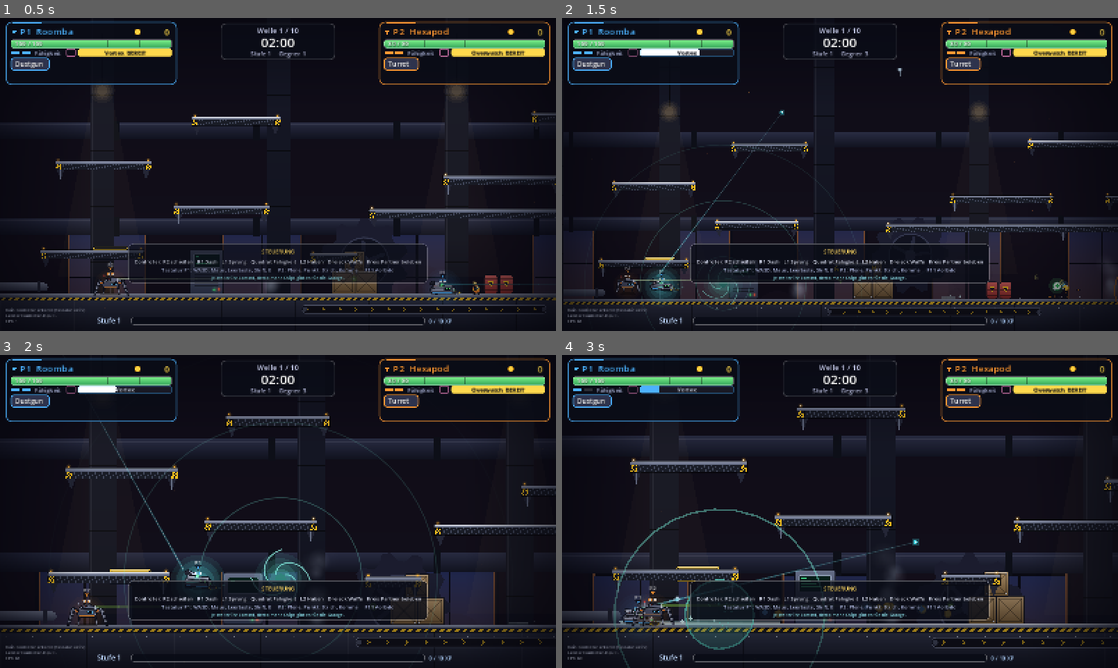
Above: before the commit, frames 1-4 (two rows, left to right).
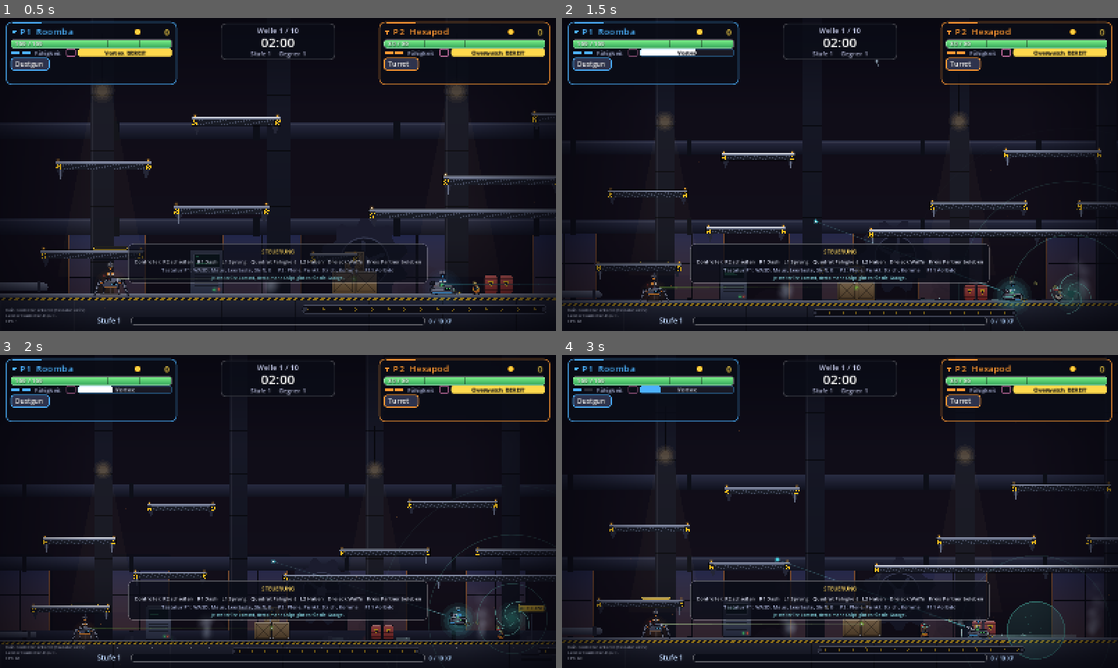
Above: after the commit, the same moments.

Repository: BearsinK/Ares
Game: Godot game, scene res://tests/newenemy_test.tscn
Two runs of this game, one before a commit and one after it. Both use one fixed random seed, a clock stepped at 60 frames per second and the inputs below. This scene is started directly instead of the project's main scene.
Inputs (mouse positions are in pixels of both pictures, inside the frame that each line leads up to):
- Up to frame 1 (0.5 s): no input
- Up to frame 2 (1.5 s): tap Enter (p1_confirm) at 0.5, 1.35 s; move the mouse to (962, 158) at 0.52 s; hold D (p1_right) from 0.53 s (still down); tap E (p1_ability) at 0.6 s; click (962, 158) at 0.67 s; tap Space (p1_jump) at 0.77, 1.07 s; move the mouse to (728, 190) at 1.27 s
- Up to frame 3 (2 s): keep holding D (p1_right); tap Space (p1_jump) at 1.52, 1.82 s
- Up to frame 4 (3 s): move the mouse to (895, 442) at 2.02 s; release D (p1_right) at 2.03 s; hold A (p1_left) 2.03-2.78 s; tap Shift (p1_dash) at 2.1 s; move the mouse to (812, 574) at 2.77 s; hold D (p1_right) from 2.78 s (still down); tap F (p1_fire) at 2.85 s; click (812, 574) at 2.92 s

Frame 1 is identical in both runs. In frame 2, 14% of the frame differs, in the area x 0-100%, y 9-96%; in frame 3, 17%; in frame 4, 19%, in the area x 0-100%, y 10-100%.

Commit message:
Karten mit Charakter, Karten-Banner, Item-Symbol beim Kistenoeffnen, Items im Ergebnis
- Stages.INFO: jede Karte bevorzugt eigene Gegnertypen (Kavernen Flieger, Zickzack Schuetzen und Medics, Rostbecken Bodengegner), Banner unten mit Name und Eigenart
- Fx.perk_icon: das Symbol des Items steigt beim Oeffnen einer Kiste auf, Text hoeher
- Ergebnisbildschirm zeigt die gesammelten Items beider Spieler
- Test fuer Gegner-Gewichte je Karte

Co-Authored-By: Claude Sonnet 5.5 <noreply@anthropic.com>
Claude-Session: https://claude.ai/code/session_01LWfhWxkDekTWkUA5NKCt1X

Diff:
--- a/scripts/data/stages.gd
+++ b/scripts/data/stages.gd
@@ -18,6 +18,12 @@
 const SIZE := Vector2(6400.0, 2200.0)
 const IDS: Array[String] = ["basin", "caverns", "zigzag"]
 const NAMES := {"basin": "Rostbecken", "caverns": "Kavernen", "zigzag": "Zickzack", "classic": "Halle"}
+## Charakter jeder Karte: Kurztext fuers Banner und Gewichte, mit denen der Director Gegnertypen bevorzugt.
+const INFO := {
+	"basin": {"text": "Weite Hallen, viele Bodengegner", "bias": {"walker": 1.4, "charger": 1.6, "brute": 1.2, "bomber": 1.2}},
+	"caverns": {"text": "Enge Gänge, viele Flieger und Sprengis", "bias": {"flyer": 1.9, "bomber": 1.5, "shooter": 0.8}},
+	"zigzag": {"text": "Lange Rampen, Schützen und Mörser", "bias": {"shooter": 1.7, "mortar": 1.7, "medic": 1.4, "walker": 0.8}},
+}
 const ROPE_WIDTH := 20.0
 ## Wie oft ein Stage-Wechsel stattfindet: alle drei Wellen eine neue Karte.
 const WAVES_PER_STAGE := 3
@@ -54,7 +60,7 @@
 
 
 static func _empty(id: String) -> Dictionary:
-	return {"id": id, "name": NAMES.get(id, id), "size": SIZE, "solids": [] as Array[Rect2], "ramps": [] as Array[PackedVector2Array],
+	return {"id": id, "name": NAMES.get(id, id), "text": INFO.get(id, {}).get("text", ""), "bias": INFO.get(id, {}).get("bias", {}), "size": SIZE, "solids": [] as Array[Rect2], "ramps": [] as Array[PackedVector2Array],
 		"platforms": [] as Array[Rect2], "ropes": [] as Array[Rect2], "starts": [] as Array[Vector2], "ground": [] as Array[Vector2],
 		"air": [] as Array[Rect2], "steam": [] as Array[Vector2], "island": [] as Array[int], "surface_hint": []}
 
--- a/scripts/game/director.gd
+++ b/scripts/game/director.gd
@@ -126,8 +126,8 @@
 		var info: Dictionary = EnemyTypes.DATA[kind]
 		if unlock_time() >= float(info.from_time) and (not modifier.has("kinds") or (modifier.kinds as Array).has(kind)):
 			options.append(kind)
-			# Billige Gegner sind haeufiger.
-			weights.append(1.0 / float(info.cost))
+			# Billige Gegner sind haeufiger, die Karte bevorzugt ihre eigenen Typen.
+			weights.append(1.0 / float(info.cost) * float((stage.get("bias", {}) as Dictionary).get(kind, 1.0)))
 	var total := 0.0
 	for weight in weights:
 		total += weight
--- a/scripts/game/fx.gd
+++ b/scripts/game/fx.gd
@@ -84,6 +84,13 @@
 	_items.append({"type": "tracer", "from": from, "to": to, "t": life, "max": life, "color": color, "width": width})
 
 
+## Symbol eines Items steigt auf und verblasst (Kiste geoeffnet).
+func perk_icon(pos: Vector2, perk_id: String, life := 2.2) -> void:
+	if _items.size() >= MAX_ITEMS:
+		return
+	_items.append({"type": "icon", "pos": pos, "id": perk_id, "t": life, "max": life, "color": Color.WHITE})
+
+
 func ring(pos: Vector2, radius: float, color: Color) -> void:
 	_items.append({"type": "ring", "pos": pos, "radius": radius, "t": 0.2, "max": 0.2, "color": color})
 
@@ -101,6 +108,9 @@
 			item.vel *= 0.9
 		elif item.type == "number":
 			item.pos.y -= 70.0 * delta
+		elif item.type == "icon":
+			# Steigt erst schnell, dann langsam.
+			item.pos.y -= (90.0 * item.t / item.max + 10.0) * delta
 		elif item.type == "gib":
 			item.vel.y += 1800.0 * delta
 			var before: Vector2 = item.pos
@@ -132,6 +142,9 @@
 			"spark":
 				color.a = fade
 				draw_line(item.pos, item.pos - item.vel * 0.04, color, 2.5)
+			"icon":
+				var grow := minf(1.0, (1.0 - fade) * 6.0)
+				PerkArt.draw(self, item.id, item.pos, 56.0 * (0.4 + 0.6 * grow) * minf(1.0, fade * 3.0))
 			"number":
 				color.a = fade
 				var font := ThemeDB.fallback_font
--- a/scripts/game/hud.gd
+++ b/scripts/game/hud.gd
@@ -66,6 +66,7 @@
 	_draw_perk_banner(view)
 	_draw_chest_markers(view)
 	_draw_guardian(view)
+	_draw_stage_banner(view)
 	_draw_xp_bar(view)
 	_draw_debug(view)
 
@@ -415,6 +416,18 @@
 		var tip := edge + dir * 30.0
 		var side := dir.orthogonal() * 9.0
 		_canvas.draw_colored_polygon(PackedVector2Array([tip + dir * 8.0, tip - dir * 4.0 + side, tip - dir * 4.0 - side]), Color(color, 0.95))
+
+
+## Neue Karte: Name und Charakter unten in der Mitte, solange der Wellen-Einstieg laeuft.
+func _draw_stage_banner(view: Vector2) -> void:
+	if main.stage_banner_time <= 0.0 or main.stage_layout.is_empty() or main.shop_menu.is_open or main.levelup_menu.is_open:
+		return
+	var t: float = main.stage_banner_time
+	var alpha := clampf(minf(t / 0.6, (3.2 - t) / 0.4), 0.0, 1.0)
+	var y := view.y * 0.74
+	_canvas.draw_rect(Rect2(0, y - 52.0, view.x, 92.0), Color(0, 0, 0, 0.5 * alpha))
+	_text(Vector2(0, y), String(main.stage_layout.name).to_upper(), 44, Color(1.0, 0.9, 0.55, alpha), HORIZONTAL_ALIGNMENT_CENTER, view.x)
+	_text(Vector2(0, y + 28.0), String(main.stage_layout.get("text", "")), 20, Color(0.9, 0.92, 1.0, alpha), HORIZONTAL_ALIGNMENT_CENTER, view.x)
 
 
 ## Waechter: Banner beim Erscheinen, Lebensleiste oben in der Mitte und ein Pfeil am Rand, wenn er ausserhalb des Bildes ist.
--- a/scripts/game/main.gd
+++ b/scripts/game/main.gd
@@ -178,6 +178,8 @@
 	_apply_sandbox()
 	_begin_wave_intro()
 	_refresh_chests()
+	if not stage_layout.is_empty() and intro_enabled:
+		stage_banner_time = 3.2
 
 
 func _physics_process(delta: float) -> void:
@@ -884,10 +886,11 @@
 	var id: String = options[randi() % options.size()]
 	player.add_item(id)
 	var color := PerkArt.color_of(id)
-	var at := chest.global_position + Vector2(0.0, -80.0)
+	var at := chest.global_position + Vector2(0.0, -118.0)
 	if Fx.instance:
 		Fx.instance.ring(chest.global_position + Vector2(0.0, -20.0), 170.0 if chest.large else 120.0, color)
 		Fx.instance.spark(chest.global_position + Vector2(0.0, -30.0), color, 22 if chest.large else 14, 420.0)
+		Fx.instance.perk_icon(at + Vector2(0.0, -46.0), id)
 		Fx.instance.number_text(at, String(Perks.DATA[id].name), color, 30, 3.2)
 		Fx.instance.number_text(at + Vector2(0.0, 26.0), Perks.describe(id, player.class_id), Color(0.92, 0.94, 1.0), 17, 3.2)
 	camera.add_shake(7.0 if chest.large else 4.0)
--- a/scripts/game/pause_menu.gd
+++ b/scripts/game/pause_menu.gd
@@ -199,3 +199,12 @@
 		_canvas.draw_rect(Rect2(Vector2(x, panel.position.y + 150.0), Vector2(60, 4)), accent)
 		UiKit.text(_canvas, Vector2(x, panel.position.y + 188.0), "P%d  %s" % [i + 1, player.stats.name], 22, accent)
 		UiKit.text(_canvas, Vector2(x, panel.position.y + 220.0), "Gold %d    Waffen %d    Firmware %d" % [player.gold, player.weapons.size(), player.firmware_count()], 16, Color(0.85, 0.88, 0.97))
+		# Gesammelte Items als Symbole mit Zaehler.
+		var item_x := x + 14.0
+		for id in player.items:
+			PerkArt.draw(_canvas, id, Vector2(item_x, panel.end.y + 82.0 + i * 0.0), 30.0)
+			if int(player.items[id]) > 1:
+				UiKit.text(_canvas, Vector2(item_x + 8.0, panel.end.y + 102.0), "x%d" % int(player.items[id]), 14, Color(1.0, 0.95, 0.6))
+			item_x += 38.0
+			if item_x > x + 340.0:
+				break
--- a/tests/newenemy_test.gd
+++ b/tests/newenemy_test.gd
@@ -55,6 +55,23 @@
 	for i in 300:
 		early[director._choose_kind()] = true
 	_check(not early.has("bomber") and not early.has("medic"), "Am Anfang gibt es sie noch nicht")
+
+	# Jede Karte hat ihren Charakter: Kavernen mehr Flieger als das Rostbecken, Zickzack mehr Schuetzen.
+	director.wave = 8
+	director.wave_progress = 0.5
+	var shares := {}
+	for id in ["basin", "caverns", "zigzag"]:
+		director.stage = Stages.build(id)
+		var counts := {"flyer": 0, "shooter": 0, "walker": 0}
+		for i in 3000:
+			var kind := director._choose_kind()
+			if counts.has(kind):
+				counts[kind] += 1
+		shares[id] = counts
+	_check(shares.caverns.flyer > shares.basin.flyer * 1.4, "Kavernen haben mehr Flieger (%d gegen %d)" % [shares.caverns.flyer, shares.basin.flyer])
+	_check(shares.zigzag.shooter > shares.basin.shooter * 1.4, "Zickzack hat mehr Schuetzen (%d gegen %d)" % [shares.zigzag.shooter, shares.basin.shooter])
+	_check(shares.basin.walker > shares.zigzag.walker * 1.3, "Das Rostbecken hat mehr Grunts (%d gegen %d)" % [shares.basin.walker, shares.zigzag.walker])
+	director.stage = {}
 
 	# Sprengi: rennt hin, sprengt sich, verletzt den Spieler, laesst nichts fallen.
 	var kills_before: int = main.kills
Not shown, changed: README.md
